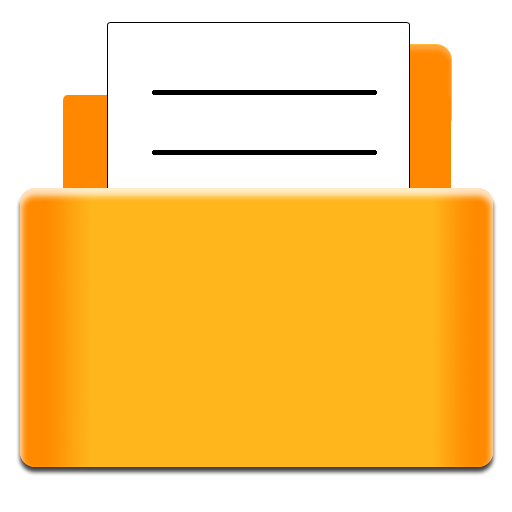
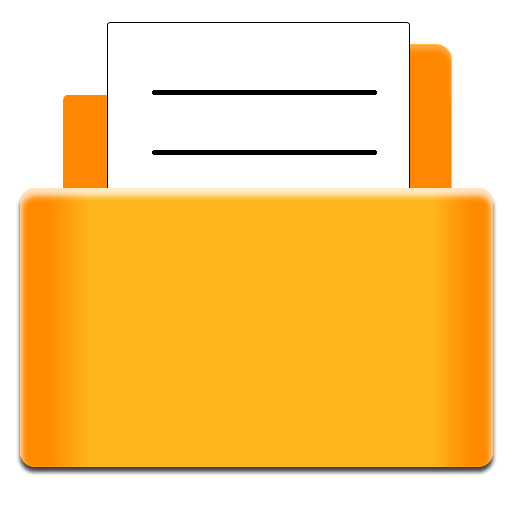
Comparing the layer stacks of the two 512 × 512 images. Changes:
added layer "Back" above "Layer 6" over left=451, top=117, right=452, bottom=188
